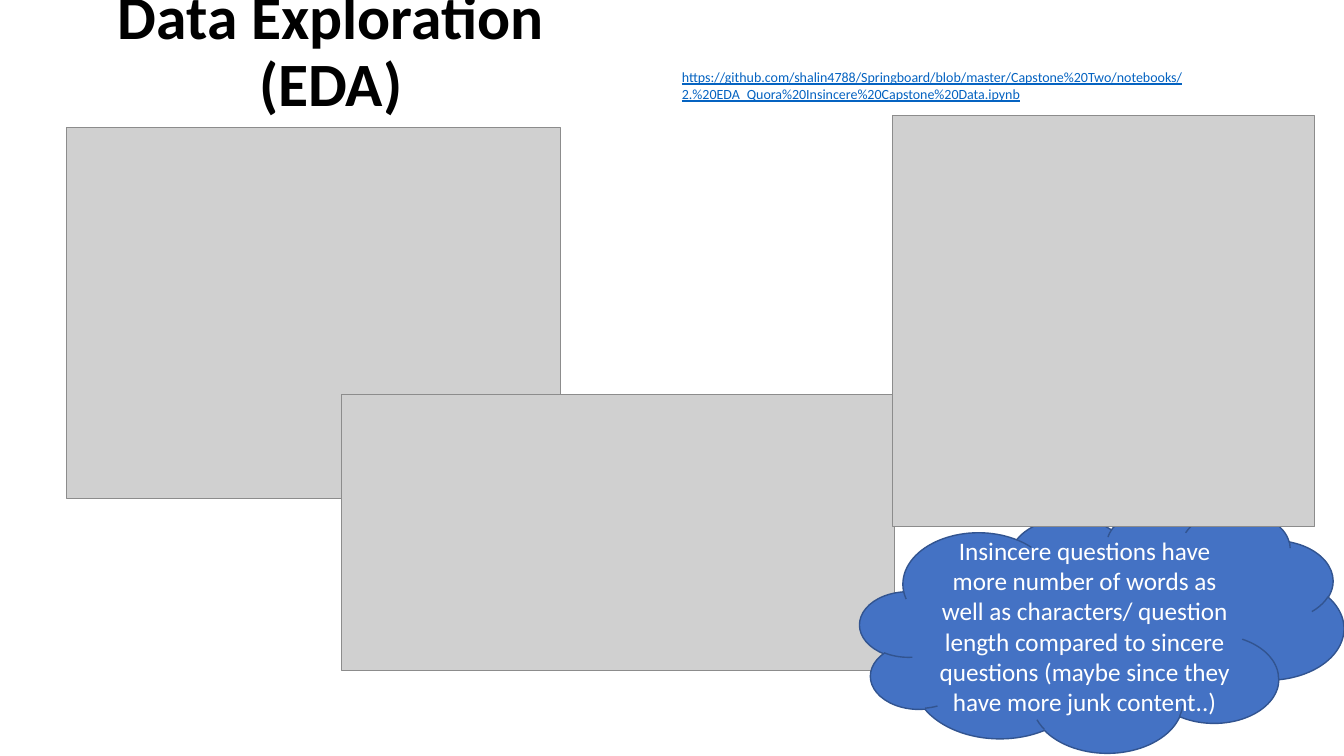
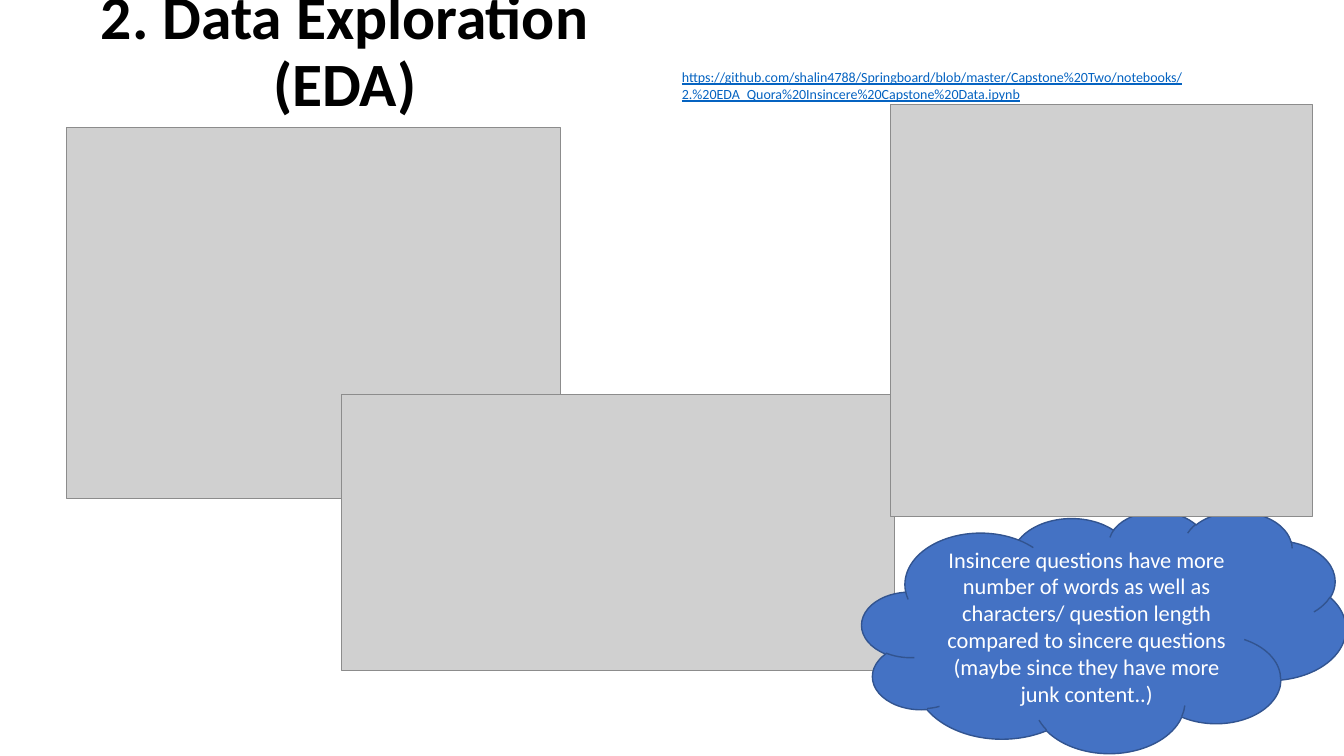
Before and after one commit to shalin4788/Springboard-Do-not-refer-, a slide deck: slide 6 of Capstone Two/reports/Capstone_Presentation.pptx. Drawn at 1344x756 pixels with LibreOffice and Linux fonts; fonts in the diff are those of the drawing; grey boxes stand for pictures. Boxes give left, top, right and bottom in pixels: in the first picture for what was removed or moved away, otherwise in the second. Text is boxed around its words. In the diff, an @@ line names an element or a change of style, - is before the commit and + after.

```diff
--- a/Capstone Two/reports/Capstone_Presentation.pptx
+++ b/Capstone Two/reports/Capstone_Presentation.pptx
@@ text at bbox=[101, 0, 588, 115]: text changed @@
-Data Exploration (EDA)
+2. Data Exploration (EDA)
@@ picture: place and size @@
-picture at bbox=[893, 115, 1316, 526]
+picture at bbox=[891, 105, 1314, 516]
@@ cloud "Insincere questions have more number ..." at bbox=[862, 511, 1344, 753]: size 18 to 16 pt @@
```
Also in this commit, not shown: 7 other slides changed.
